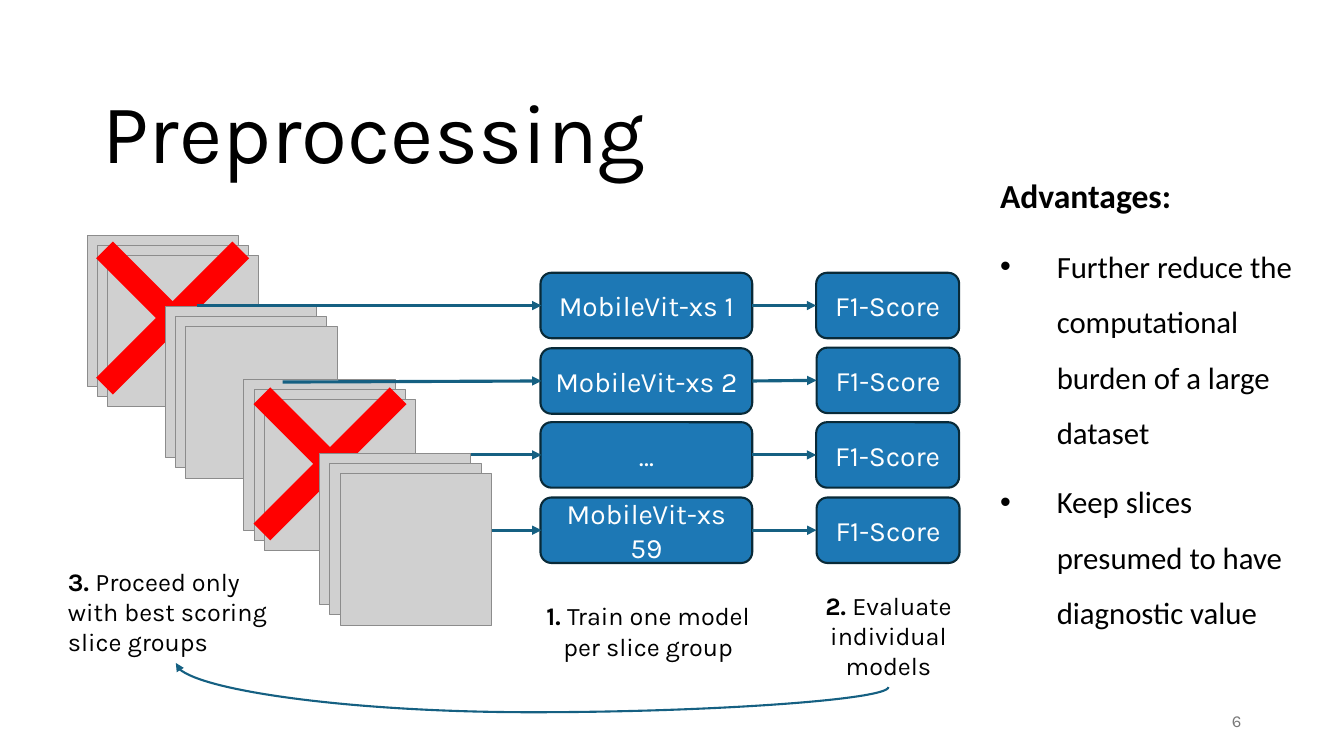
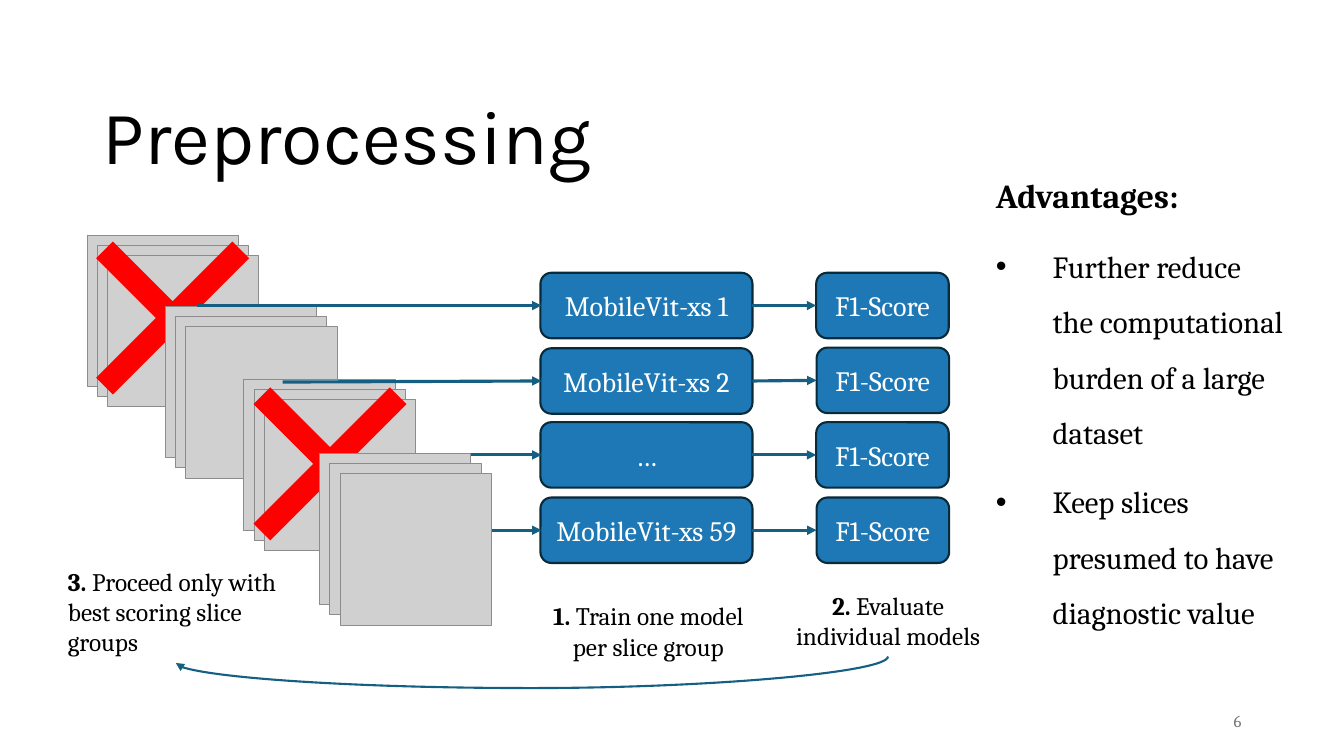
Before and after one commit to HenriSmidt/Alzheimer_Detection, a slide deck: slide 6 of Presentation.pptx. Drawn at 1344x756 pixels with LibreOffice and Linux fonts; fonts in the diff are those of the drawing; grey boxes stand for pictures. Boxes give left, top, right and bottom in pixels: in the first picture for what was removed or moved away, otherwise in the second. Text is boxed around its words. In the diff, an @@ line names an element or a change of style, - is before the commit and + after.

Commit message:
presentation updates

```diff
--- a/Presentation.pptx
+++ b/Presentation.pptx
@@ text "Preprocessing" at [102,112,591,183]: size 60 to 54 pt @@
@@ text "Advantages:" at [996,184,1283,631]: font Calibri to Cambria @@
@@ rounded rectangle "F1-Score": place and size @@
-rounded rectangle "F1-Score" at [817,273,960,339]
+rounded rectangle "F1-Score" at [817,273,950,339]
@@ rounded rectangle "F1-Score": place and size @@
-rounded rectangle "F1-Score" at [817,348,960,413]
+rounded rectangle "F1-Score" at [817,348,950,413]
@@ font Karla to Cambria in 12 elements at [540,273,752,339], [540,348,752,413], [540,498,752,564], [553,607,744,662], [68,573,276,657], [1234,716,1242,727], [817,273,950,339], [817,348,950,413], [817,422,950,488], [817,498,950,564], [796,597,980,645], [540,422,752,488] @@
@@ rounded rectangle "F1-Score": place and size @@
-rounded rectangle "F1-Score" at [817,422,960,488]
+rounded rectangle "F1-Score" at [817,422,950,488]
@@ rounded rectangle "F1-Score": place and size @@
-rounded rectangle "F1-Score" at [817,498,960,564]
+rounded rectangle "F1-Score" at [817,498,950,564]
@@ curved arrow moved from (888, 688) - (175, 663) to (888, 656) - (175, 663) @@
```
Also in this commit, not shown: 10 other slides changed, 6 slides added, 2 slides removed, 2 other files.
